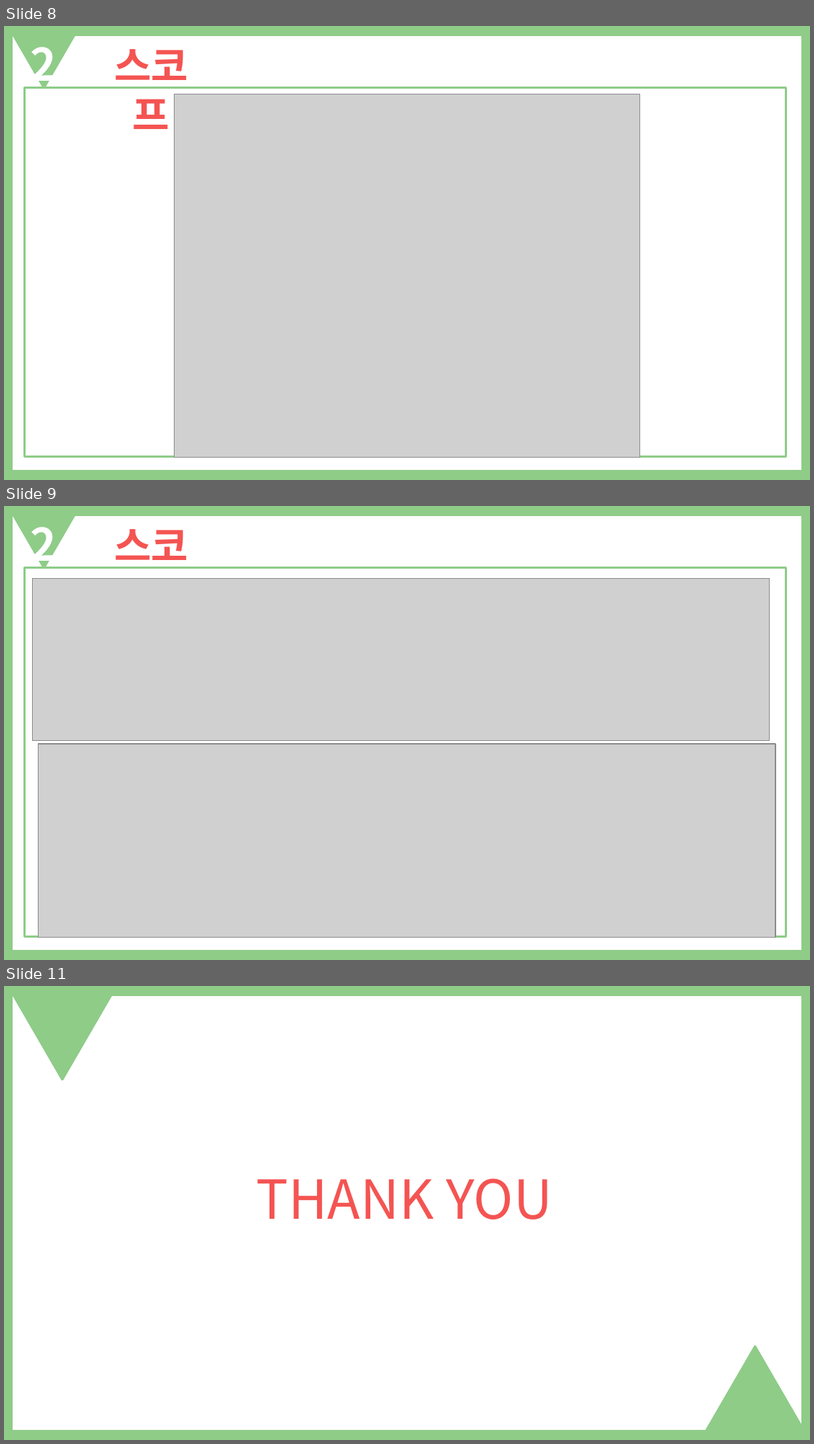
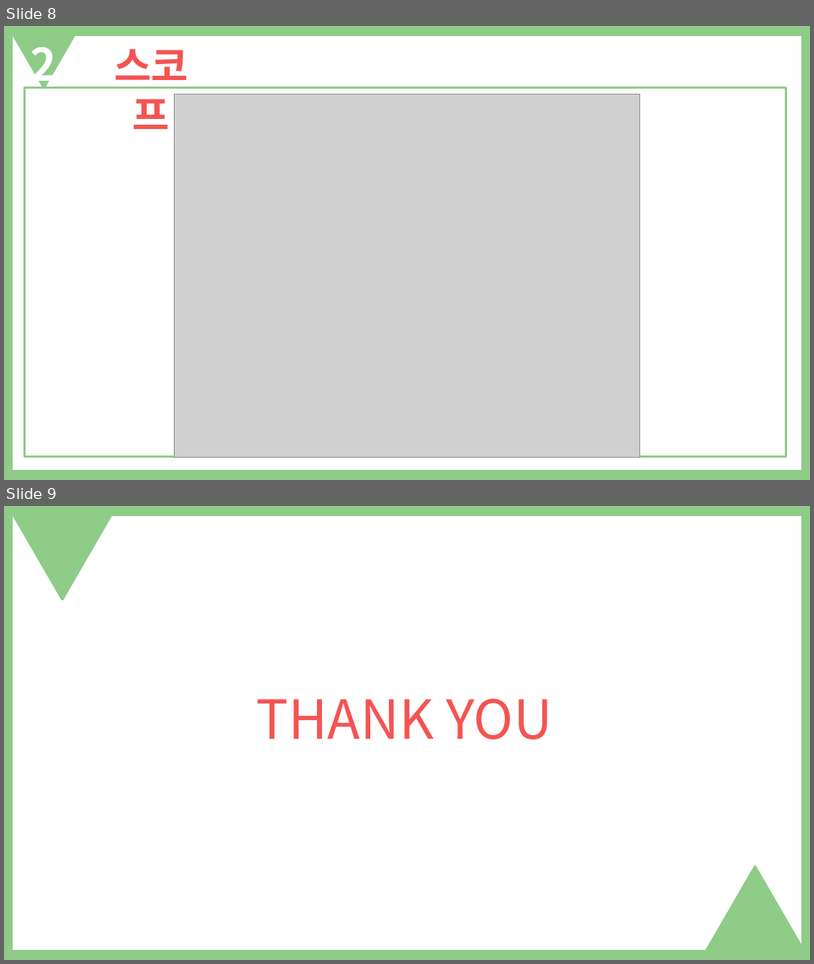
Before and after one commit to Runtym/osf-homework, a slide deck: src/kimbongkook/p20190401/JSP내장객체.pptx. Shown one above the other, each under a label of ours: slides 8, 9 and 11 before the commit, slides 8 and 9 after it; the slides between them are not shown. The pictures are 814x1444 and 814x964 pixels, drawn with LibreOffice and Linux fonts; fonts in the diff are those of the drawing; grey boxes stand for pictures. Boxes give left, top, right and bottom in pixels: in the first picture for what was removed or moved away, otherwise in the second. Text is boxed around its words. In the diff, an @@ line names an element or a change of style, - is before the commit and + after.

```diff
--- a/src/kimbongkook/p20190401/JSP내장객체.pptx
+++ b/src/kimbongkook/p20190401/JSP내장객체.pptx
@@ slide 9 removed at box(4, 506, 810, 960), background #FFFFFF; not listed: 3 template elements that a slide beside it also shows @@
@@ text removed at box(31, 527, 57, 572) @@
-2
@@ text removed at box(114, 529, 188, 579) @@
-스코프
@@ picture removed at box(32, 579, 770, 741) @@
@@ picture removed at box(39, 744, 777, 937) @@
@@ what was slide 11 is now slide 9 @@
```
Also in this commit, not shown: 1 other slide removed.
